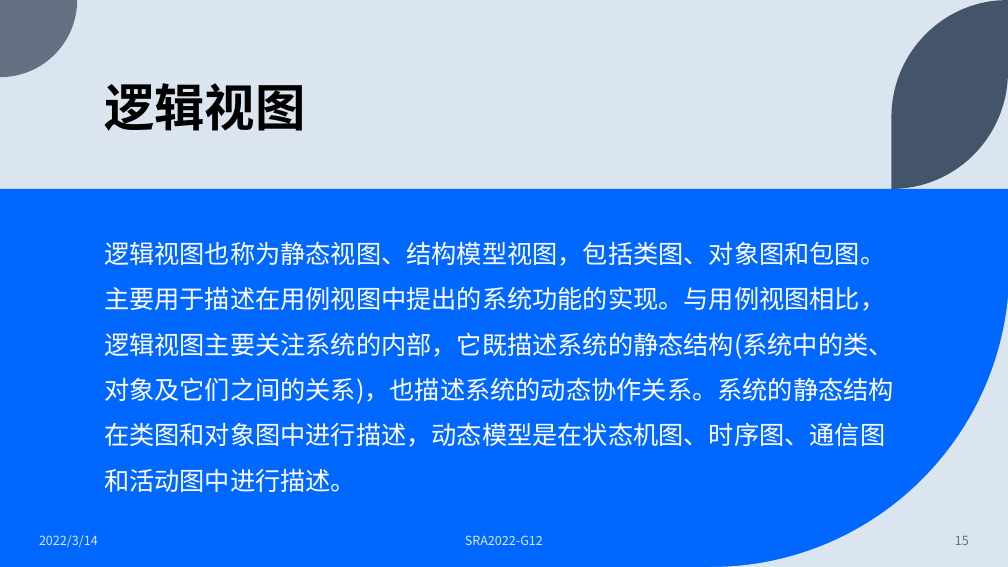
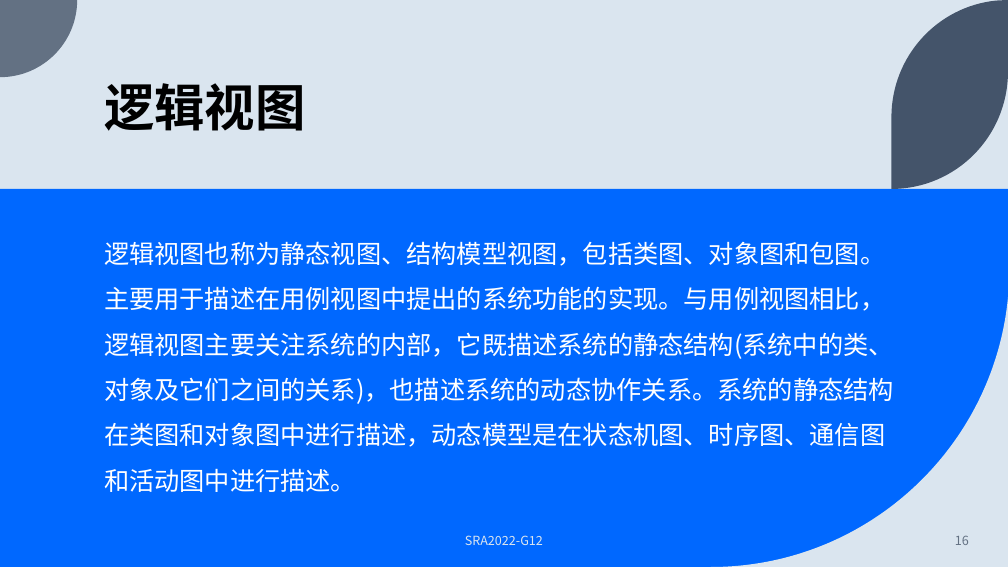
Before and after one commit to dreamtrueqaq/SRA2022-G12, a slide deck: slide 16 of 非受控文档/翻转课堂/UML概述.pptx (slide 15 before the commit). Drawn at 1008x567 pixels with LibreOffice and Linux fonts; fonts in the diff are those of the drawing. Boxes give left, top, right and bottom in pixels: in the first picture for what was removed or moved away, otherwise in the second. Text is boxed around its words. In the diff, an @@ line names an element or a change of style, - is before the commit and + after.

```diff
--- a/非受控文档/翻转课堂/UML概述.pptx
+++ b/非受控文档/翻转课堂/UML概述.pptx
@@ text removed at bbox=[39, 535, 98, 548] @@
-2022/3/14
@@ page number at bbox=[955, 536, 969, 545]: text changed @@
-15
+16
```
Also in this commit, not shown: 33 other slides changed, 3 other files.
